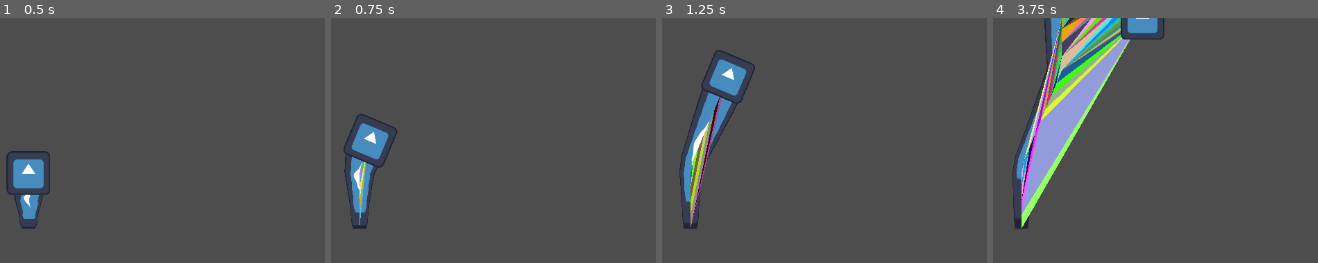
Above: before the commit, frames 1-4 (left to right).
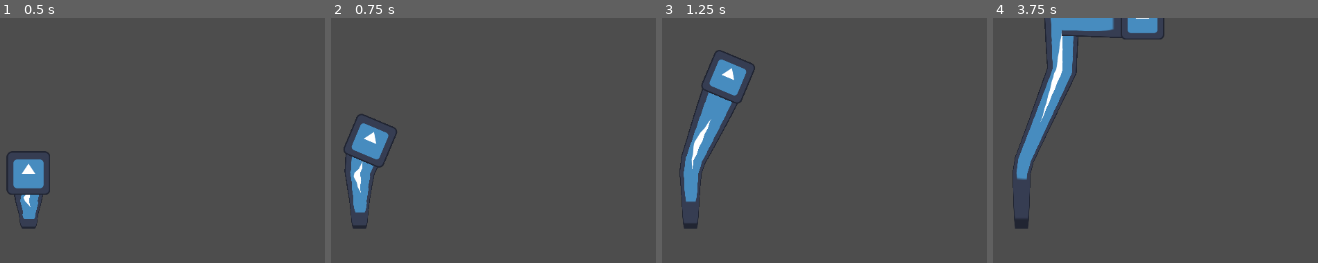
Above: after the commit, the same moments.

Repository: tylercchase/gmtk-2025
Game: Godot game, scene res://src/main.tscn
Two runs of this game, one before a commit and one after it. Both use one fixed random seed, a clock stepped at 60 frames per second and the inputs below. The engine's default icon, where the game draws it, is replaced by a stand-in: a white triangle on a blue panel in a dark square.
Inputs:
- Up to frame 1 (0.5 s): no input
- Up to frame 2 (0.75 s): hold D (move_right) from 0.53 s (still down)
- Up to frame 3 (1.25 s): keep holding D (move_right)
- Up to frame 4 (3.75 s): release D (move_right) at 1.28 s; hold A (move_left) 1.28-2.03 s; hold D (move_right) 2.03-3.53 s; hold A (move_left) from 3.53 s (still down)

Frame 1 is identical in both runs. In frame 2, 0.3% of the frame differs, in the area x 8-11%, y 58-85%; in frame 3, 1.4%; in frame 4, 12%, in the area x 8-43%, y 0-86%.

Commit message:
feat: naive loop detection for snake

Diff:
--- a/src/segments/segment_manager.gd
+++ b/src/segments/segment_manager.gd
@@ -29,33 +29,19 @@
 		check_closed_loops()
 
 func check_closed_loops():
-	# var test2 = Geometry2D.triangulate_polygon(trail_line.points)
-	# test_polygon_node.polygon = test2
+	var points_array =  trail_line.points
+	var new_segment_start = points_array[points_array.size() - 2]
+	var new_segment_end = points_array[points_array.size() - 1]
 
-	var res = Geometry2D.triangulate_delaunay(trail_line.points)
-	# var res = Geometry2D.triangulate_polygon(trail_line.points)
-	# var res = Geometry.triangulate_polygon($Other/Shape.polygon)
-	test_polygon_node.set_polygon(trail_line.points)# = vec_array
+	for i in range(1, points_array.size() - 2): # Iterate through all segments, excluding the last two
+		var existing_segment_start = points_array[i - 1]
+		var existing_segment_end = points_array[i]
 
-	# var test_array = PackedVector2Array()
-	for child in test_output_container.get_children():
-		child.queue_free()
+		var intersection = Geometry2D.segment_intersects_segment(
+			new_segment_start, new_segment_end,
+			existing_segment_start, existing_segment_end
+		)
 
-	for i in range(0, res.size(), 3):
-		var poly: Polygon2D = Polygon2D.new()
-		poly.color = Color(randf_range(0, 1), randf_range(0, 1), randf_range(0, 1))
-
-		# Result are indexes from the original polygon points
-		var vec_array = PackedVector2Array([test_polygon_node.polygon[res[i]], test_polygon_node.polygon[res[i+1]], test_polygon_node.polygon[res[i+2]]])
-		poly.polygon = vec_array
-		test_output_container.add_child(poly)
-
-		# test_array.append_array(PackedVector2Array([res[i], res[i+1]]))
-
-	# 	var arr_mesh = ArrayMesh.new()
-	# 	var arrays = []
-	# 	arrays.resize(Mesh.ARRAY_MAX)
-	# 	arrays[Mesh.ARRAY_VERTEX] = vec_array
-	# 	arr_mesh.add_surface_from_arrays(Mesh.PRIMITIVE_TRIANGLES, arrays)
-	# 	test_mesh.mesh = arr_mesh
-	# pass
+		if intersection != null:
+			print("Loop closure detected!")
+			test_polygon_node_2.set_polygon(points_array.slice(i))
--- a/src/segments/segment_manager.tscn
+++ b/src/segments/segment_manager.tscn
@@ -8,18 +8,14 @@
 _data = [Vector2(0, 0.390909), 0.0, 0.0, 0, 0, Vector2(1, 1), 0.0, 0.0, 0, 0]
 point_count = 2
 
-[sub_resource type="SegmentShape2D" id="SegmentShape2D_i10sa"]
-
-[sub_resource type="ArrayMesh" id="ArrayMesh_i10sa"]
-
 [node name="SegmentManager" type="Node2D" node_paths=PackedStringArray("trail_line", "collision_shape", "test_polygon_node", "test_polygon_node_2", "test_output_container")]
 script = ExtResource("1_f8jwr")
 segment_scene = ExtResource("2_i10sa")
 trail_line = NodePath("Line2D")
-collision_shape = NodePath("StaticBody2D/CollisionShape2D")
-test_polygon_node = NodePath("Polygon2D")
+collision_shape = NodePath("")
+test_polygon_node = NodePath("")
 test_polygon_node_2 = NodePath("ResultPolygon2D")
-test_output_container = NodePath("Node2D")
+test_output_container = NodePath("")
 
 [node name="Line2D" type="Line2D" parent="."]
 width = 59.7
@@ -28,21 +24,4 @@
 texture_mode = 2
 end_cap_mode = 1
 
-[node name="StaticBody2D" type="StaticBody2D" parent="."]
-
-[node name="CollisionShape2D" type="CollisionShape2D" parent="StaticBody2D"]
-shape = SubResource("SegmentShape2D_i10sa")
-
-[node name="MeshInstance2D" type="MeshInstance2D" parent="."]
-mesh = SubResource("ArrayMesh_i10sa")
-
-[node name="Polygon2D" type="Polygon2D" parent="."]
-polygon = PackedVector2Array(-42, -177, 76, 1, 76, 1, 17, -201)
-
 [node name="ResultPolygon2D" type="Polygon2D" parent="."]
-
-[node name="Other" type="Node2D" parent="."]
-
-[node name="Result" type="Node2D" parent="Other"]
-
-[node name="Node2D" type="Node2D" parent="."]
Not shown: 1 places in src/segments/segment_manager.tscn that only renumber resources
